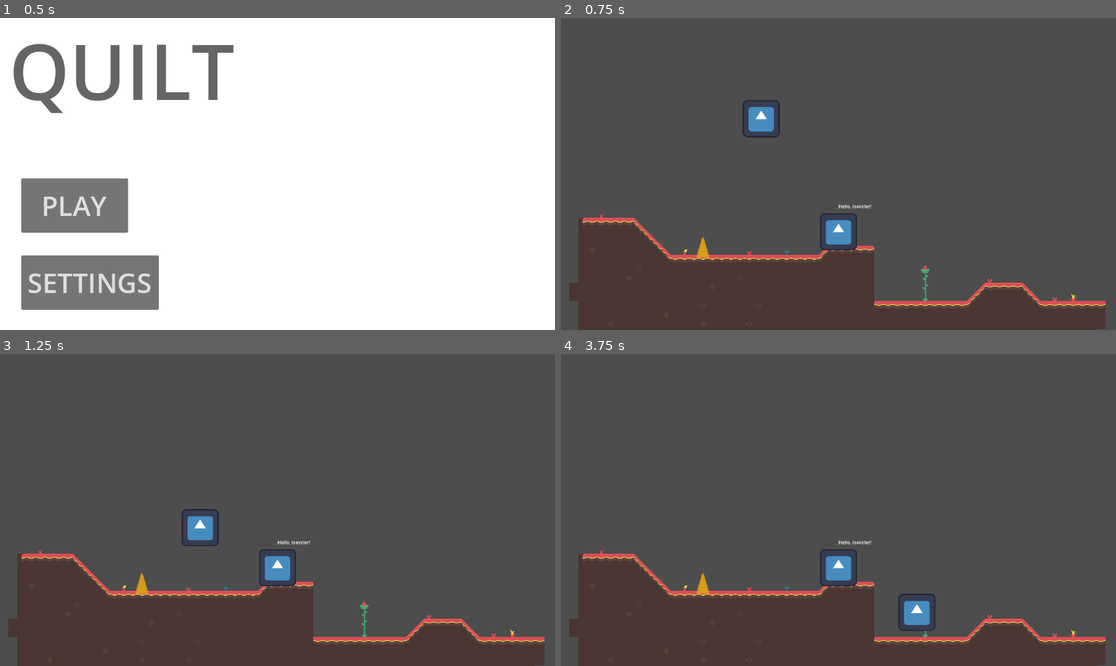
Above: before the commit, frames 1-4 (two rows, left to right).
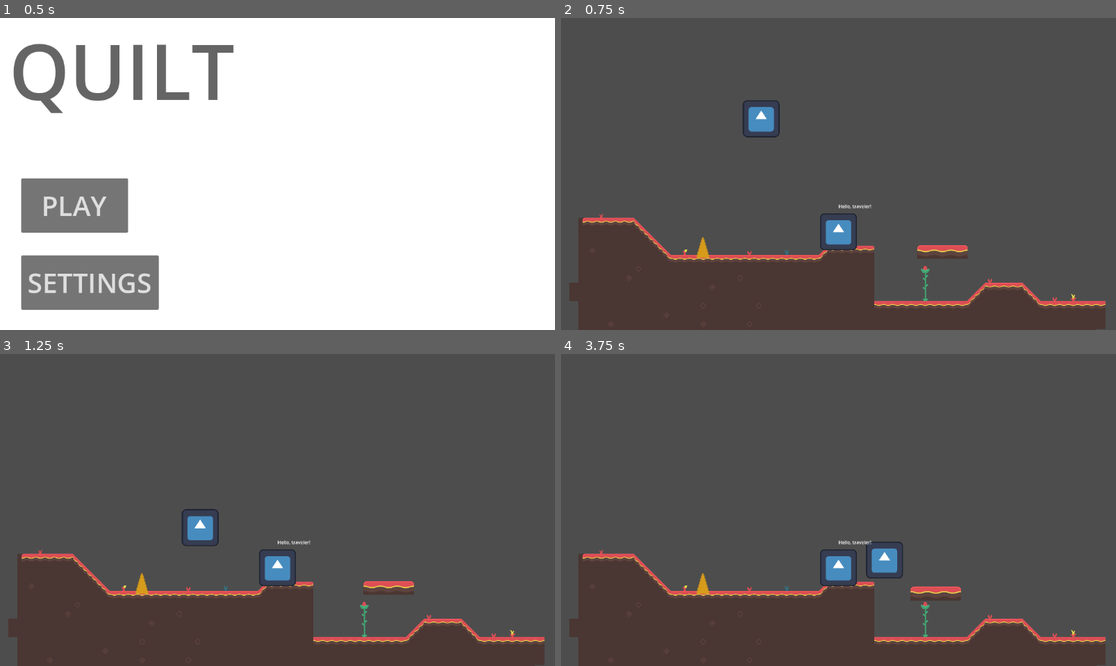
Above: after the commit, the same moments.

Repository: unsaltedkale/Quilt
Game: Godot game, scene res://main.tscn
Two runs of this game, one before a commit and one after it. Both use one fixed random seed, a clock stepped at 60 frames per second and the inputs below. The engine's default icon, where the game draws it, is replaced by a stand-in: a white triangle on a blue panel in a dark square.
Inputs (mouse positions are in pixels of both pictures, inside the frame that each line leads up to):
- Up to frame 1 (0.5 s): no input
- Up to frame 2 (0.75 s): click "PLAY" at 0.5 s
- Up to frame 3 (1.25 s): no input
- Up to frame 4 (3.75 s): move the mouse to (960, 494) at 1.27 s; hold D (move_right) 1.28-2.78 s; click (960, 494) at 1.42 s; tap Space (jump) at 1.52, 2.27 s; move the mouse to (727, 525) at 2.02 s; move the mouse to (894, 441) at 2.77 s; hold A (move_left) 2.78-3.53 s; move the mouse to (810, 572) at 3.52 s; hold D (move_right) from 3.53 s (still down); click (810, 572) at 3.67 s

Frame 1 is identical in both runs. In frame 2, 0.3% of the frame differs, in the area x 64-74%, y 72-78%; in frame 3, 0.3%; in frame 4, 1.2%, in the area x 54-73%, y 60-89%.

Commit message:
Moving Platform

Diff:
--- /dev/null
+++ b/Elena/Scenes/movingplatform.tscn
@@ -0,0 +1,23 @@
+[gd_scene load_steps=4 format=3 uid="uid://cgif4w8e4xn8r"]
+
+[ext_resource type="Texture2D" uid="uid://nycislmjusp8" path="res://Resources/tilesheet_complete.png" id="1_1dysu"]
+[ext_resource type="Script" uid="uid://b02j3s2tgaane" path="res://Elena/Scripts/movingplatform.gd" id="1_a603x"]
+
+[sub_resource type="RectangleShape2D" id="RectangleShape2D_08he2"]
+size = Vector2(352, 96)
+
+[node name="MovingPlatform" type="CharacterBody2D"]
+position = Vector2(14, 15)
+script = ExtResource("1_a603x")
+metadata/_edit_group_ = true
+
+[node name="CollisionShape2D" type="CollisionShape2D" parent="."]
+position = Vector2(79, 14)
+shape = SubResource("RectangleShape2D_08he2")
+
+[node name="Sprite2D" type="Sprite2D" parent="."]
+position = Vector2(79, 16)
+scale = Vector2(1.8229166, 1.5)
+texture = ExtResource("1_1dysu")
+region_enabled = true
+region_rect = Rect2(64, 0, 192, 64)
--- /dev/null
+++ b/Elena/Scripts/movingplatform.gd
@@ -0,0 +1,20 @@
+extends CharacterBody2D
+
+@export var speed := 100
+@export var distance := 200
+
+var start_position
+var direction := 1
+
+func _ready():
+	start_position = position
+
+func _physics_process(delta):
+	velocity.x = speed * direction
+
+	move_and_slide()
+
+	if position.x > start_position.x + distance:
+		direction = -1
+	elif position.x < start_position.x - distance:
+		direction = 1
--- a/main.tscn
+++ b/main.tscn
@@ -6,6 +6,7 @@
 [ext_resource type="Texture2D" uid="uid://dmcdml67v5cp1" path="res://icon.svg" id="3_h2yge"]
 [ext_resource type="PackedScene" uid="uid://bifokdbk5ab4o" path="res://Emily WIP/Scenes/player.tscn" id="5_lquwl"]
 [ext_resource type="PackedScene" uid="uid://b7d7v3oy8f5u3" path="res://Elena/Scenes/spike.tscn" id="6_7mycd"]
+[ext_resource type="PackedScene" uid="uid://cgif4w8e4xn8r" path="res://Elena/Scenes/movingplatform.tscn" id="7_272bh"]
 
 [sub_resource type="TileSetAtlasSource" id="TileSetAtlasSource_h2yge"]
 texture = ExtResource("2_0xm2m")
@@ -616,3 +617,6 @@
 
 [node name="Area2D" parent="." instance=ExtResource("6_7mycd")]
 position = Vector2(4011, 2544)
+
+[node name="MovingPlatform" parent="." instance=ExtResource("7_272bh")]
+position = Vector2(5566, 2524)
Not shown, added: Elena/Scripts/movingplatform.gd.uid
Not shown: 1 places in main.tscn that only renumber resources
